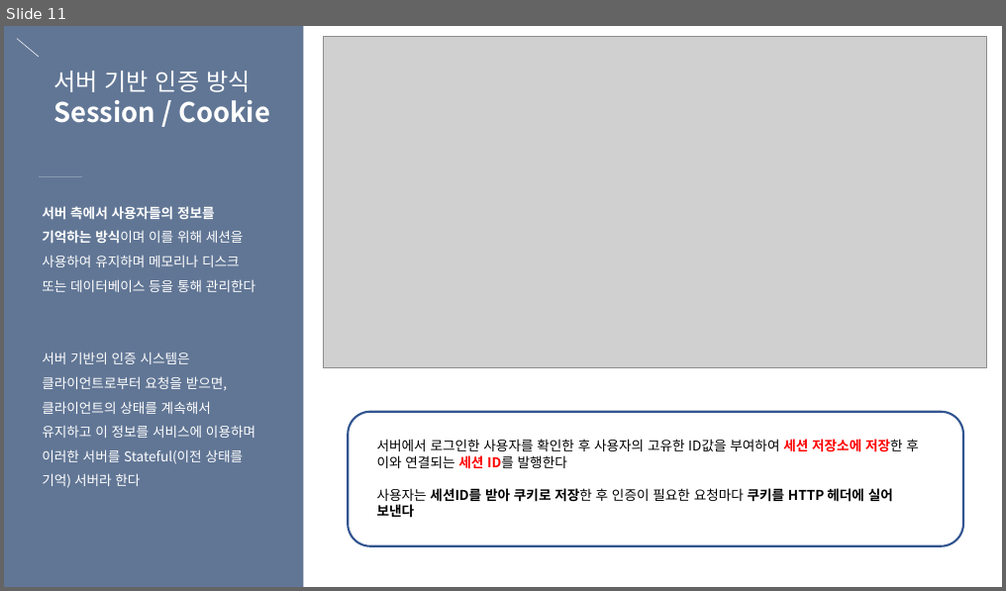
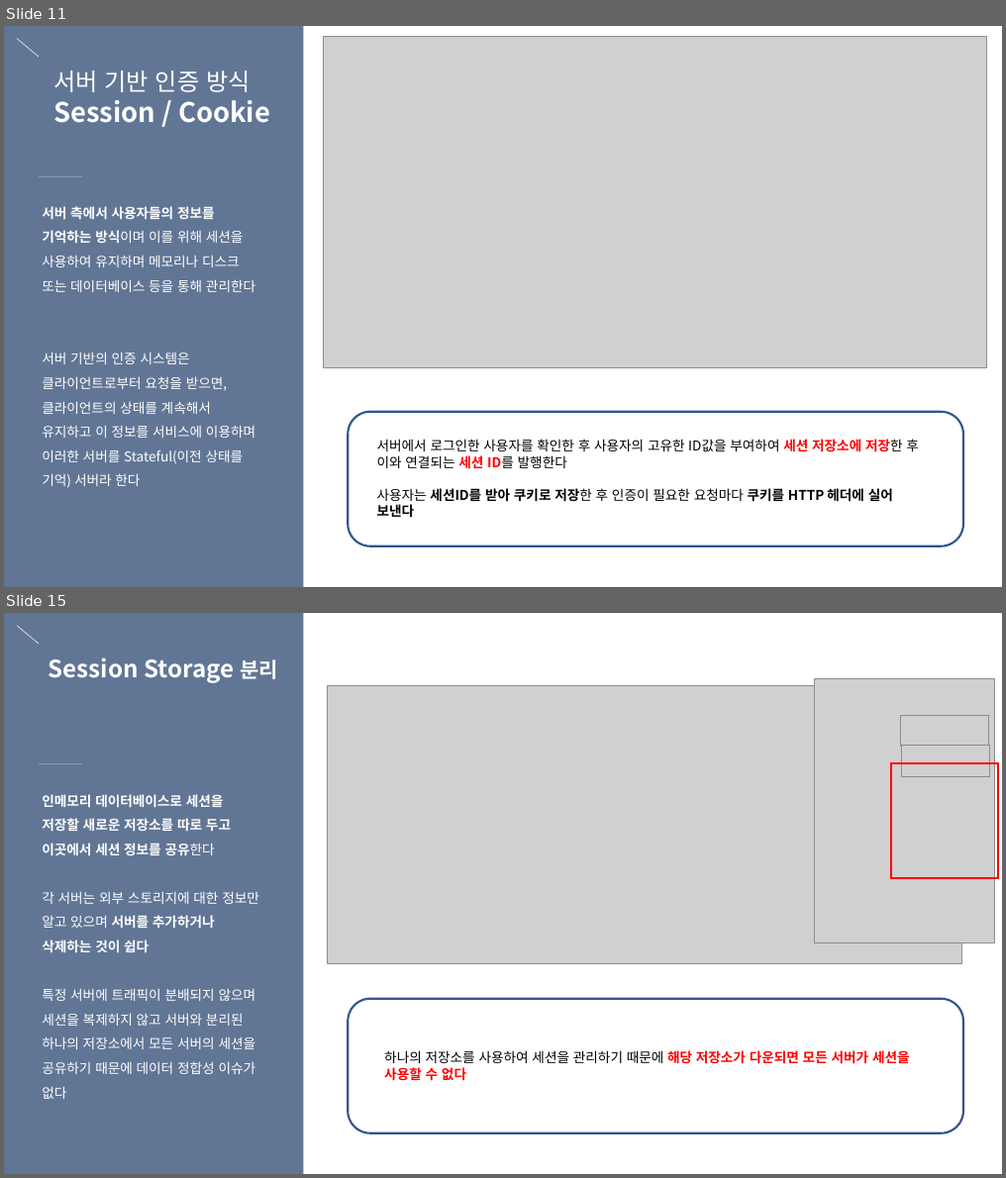
Before and after one commit to eunbee-kim/dmsql1471, a slide deck: 교육/5주차_DB정규화_반정규화_서버인증_세션과쿠키.pptx. Shown one above the other, each under a label of ours: slide 11 before the commit, slides 11 and 15 after it; the slides between them are not shown. The pictures are 1006x591 and 1006x1178 pixels, drawn with LibreOffice and Linux fonts; fonts in the diff are those of the drawing; grey boxes stand for pictures. Boxes give left, top, right and bottom in pixels: in the first picture for what was removed or moved away, otherwise in the second. Text is boxed around its words. In the diff, an @@ line names an element or a change of style, - is before the commit and + after.

```diff
--- a/교육/5주차_DB정규화_반정규화_서버인증_세션과쿠키.pptx
+++ b/교육/5주차_DB정규화_반정규화_서버인증_세션과쿠키.pptx
@@ slide 15 added at <box>4,613,1002,1174</box>, background gradient #617695 to #536580 @@
@@ line added from (17, 626) to (39, 644), #FFFFFF 0.5 pt @@
@@ rectangle added at <box>303,613,1002,1174</box>, fill #FFFFFF @@
@@ text added at <box>49,658,278,683</box>, 23 pt, text #FFFFFF, bold @@
+Session Storage 분리
@@ picture added at <box>327,685,961,963</box> @@
@@ picture added at <box>814,679,994,943</box> @@
@@ picture added at <box>901,715,989,747</box> @@
@@ picture added at <box>902,746,990,777</box> @@
@@ line added from (39, 763) to (82, 763), #8899B2 0.5 pt @@
@@ rectangle added at <box>892,763,998,878</box>, outline #FF0000 2 pt @@
@@ text added at <box>42,794,259,1099</box>, 13 pt, text #FFFFFF @@
+인메모리 데이터베이스로 세션을 저장할 새로운 저장소를 따로 두고 이곳에서 세션 정보를 공유한다
+각 서버는 외부 스토리지에 대한 정보만 알고 있으며 서버를 추가하거나 삭제하는 것이 쉽다
+특정 서버에 트래픽이 분배되지 않으며 세션을 복제하지 않고 서버와 분리된 하나의 저장소에서 모든 서버의 세션을 공유하기 때문에 데이터 정합성 이슈가 없다
@@ rounded rectangle added at <box>348,999,963,1134</box>, outline #325491 2 pt @@
@@ text added at <box>384,1051,910,1081</box>, 13 pt, text #FF0000, bold @@
+하나의 저장소를 사용하여 세션을 관리하기 때문에 해당 저장소가 다운되면 모든 서버가 세션을 사용할 수 없다
```
Also in this commit, not shown: 9 slides changed, 3 other slides added.
